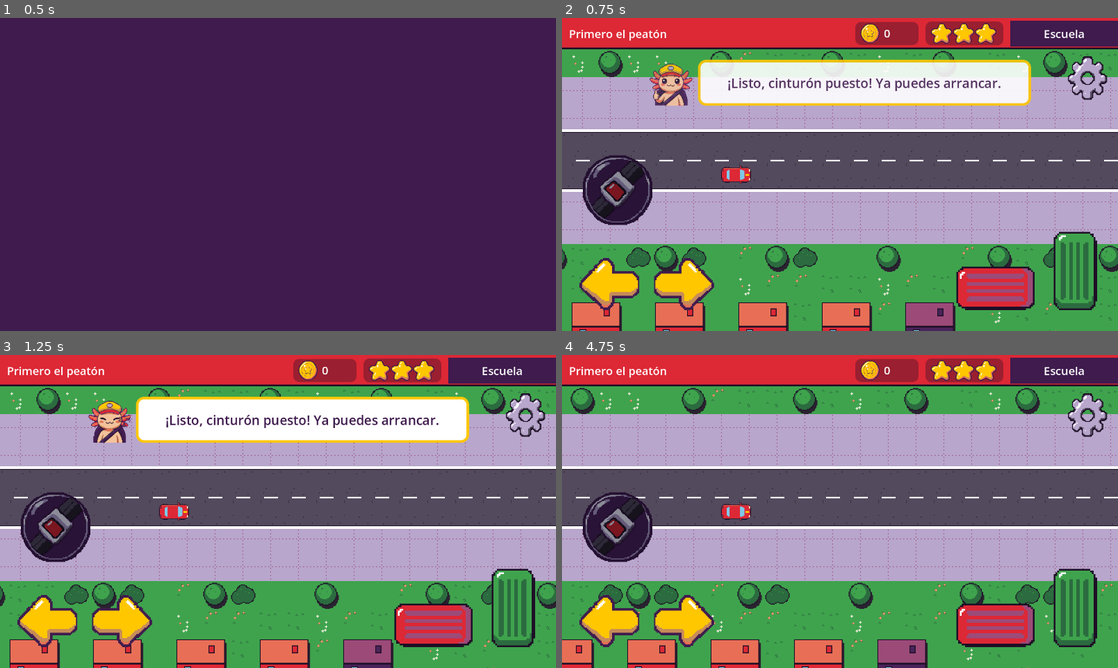
Above: before the commit, frames 1-4 (two rows, left to right).
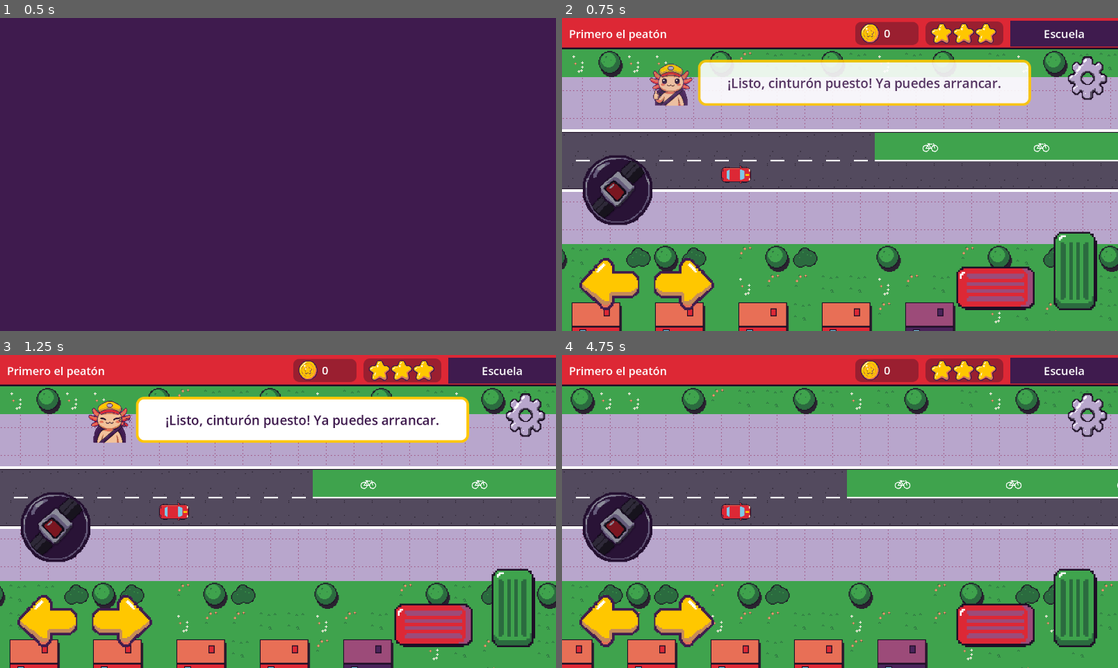
Above: after the commit, the same moments.

Repository: upsaac-obs/reto_tec_juego
Game: Godot game, scene res://scenes/bridge/idle.tscn
Same seed, same stepped clock (60 frames per second), same inputs: the game is played once before the commit and once after it.
Inputs (mouse positions are in pixels of both pictures, inside the frame that each line leads up to):
- Up to frame 1 (0.5 s): no input
- Up to frame 2 (0.75 s): tap Enter at 0.5 s; move the mouse to (962, 158) at 0.52 s; hold Right (car_right) from 0.53 s (still down); tap B (car_seatbelt) at 0.6 s; click (962, 158) at 0.67 s
- Up to frame 3 (1.25 s): keep holding Right (car_right)
- Up to frame 4 (4.75 s): release Right (car_right) at 1.25 s; click (1090, 414) at 1.25 s; move the mouse to (728, 527) at 2.02 s; hold Down (car_brake) 2.03-2.78 s; tap B (car_seatbelt) every 0.75 s from 2.1 to 4.35 s; move the mouse to (895, 442) at 2.77 s; hold Right (car_right) 2.78-3.53 s; tap Space at 3.5 s; move the mouse to (812, 574) at 3.52 s; hold Up (car_accelerate) 3.53-4.28 s; click (812, 574) at 3.67 s; move the mouse to (1006, 558) at 4.27 s; hold Left (car_left) from 4.28 s (still down)

Frame 1 is identical in both runs. In frame 2, 3.9% of the frame differs, in the area x 56-100%, y 36-46%; in frame 3, 3.9%; in frame 4, 4.3%, in the area x 51-100%, y 36-46%.

Commit message:
BikeLane: ciclovía verde con falta bike_lane
- scenes/rules/bike_lane.tscn: un carril pintado de verde con bicis y raya
  blanca del lado de los autos, a lo largo de un tramo
- Falta bike_lane si el cuerpo del auto toca la ciclovía: al cambiarse de
  carril hacia ella o al llegar al tramo ya en ese carril; una por pasada
- +10 si pasa el tramo completo sin tocarla; regresar por un punto de control
  no cuenta. El área es 4 px más angosta que el carril para que pasar junto
  no cuente
- test_street: ciclovía en el carril izquierdo de x=384 a 1152 (el auto
  empieza en el derecho)
- Probado manejando: respetarla (+10), cambiarse a medio tramo (falta) y
  llegar ya en ella (falta, sin puntos)

Co-Authored-By: Claude Opus 5.5 <noreply@anthropic.com>

Diff:
--- a/i18n/textos.csv
+++ b/i18n/textos.csv
@@ -60,3 +60,5 @@
 BIEN_ZONA_ESCOLAR,"¡Bien, fuiste despacio en la zona escolar!"
 FALTA_ZONA_HOSPITAL,"Cerca del hospital hay que ir despacio y con cuidado."
 BIEN_ZONA_HOSPITAL,"¡Bien, fuiste despacio cerca del hospital!"
+FALTA_CICLOVIA,"¡La ciclovía es para las bicis! Regresa a tu carril."
+BIEN_CICLOVIA,"¡Bien, respetaste la ciclovía!"
--- a/levels/test_street.tscn
+++ b/levels/test_street.tscn
@@ -13,6 +13,7 @@
 [ext_resource type="PackedScene" path="res://scenes/ui/habit_card.tscn" id="10_card"]
 [ext_resource type="PackedScene" path="res://scenes/rules/traffic_light.tscn" id="12_light"]
 [ext_resource type="PackedScene" path="res://scenes/rules/speed_zone.tscn" id="13_speed"]
+[ext_resource type="PackedScene" path="res://scenes/rules/bike_lane.tscn" id="14_bike"]
 
 [sub_resource type="Curve2D" id="Curve2D_f2rh6"]
 _data = {
@@ -43,6 +44,10 @@
 kind = 1
 limit_kmh = 20
 
+[node name="BikeLane" parent="Rules" unique_id=318804469 instance=ExtResource("14_bike")]
+position = Vector2(384, 0)
+side_offset = -32.0
+
 [node name="CheckpointAfterStop" type="Node2D" parent="Rules" unique_id=1019928763 instance=ExtResource("4_ebu3w")]
 position = Vector2(1600, 0)
 script = ExtResource("5_j1wff")
--- /dev/null
+++ b/scenes/rules/bike_lane.gd
@@ -0,0 +1,123 @@
+@tool
+class_name BikeLane
+extends RulePiece
+## Ciclovía: un carril pintado de verde a lo largo de un tramo. El origen es el
+## inicio del tramo sobre el centro de la calle y el auto avanza hacia +x (gira
+## el nodo para otras direcciones).
+## - Falta (bike_lane) si el auto toca la ciclovía dentro del tramo: al cambiarse
+##   de carril hacia ella o al llegar al tramo ya en ese carril. Una por pasada.
+## - Si pasa el tramo completo sin tocarla, da puntos.
+
+## Distancia del centro de la calle al centro de la ciclovía (+y = derecha del
+## auto). Con 2 carriles de 64 px: 32 es el derecho y -32 el izquierdo.
+@export var side_offset: float = 32.0:
+	set(value):
+		side_offset = value
+		_refresh()
+@export var lane_width: float = 64.0:
+	set(value):
+		lane_width = value
+		_refresh()
+@export var length: float = 768.0:
+	set(value):
+		length = value
+		_refresh()
+@export var road_width: float = 128.0:
+	set(value):
+		road_width = value
+		_refresh()
+## Distancia entre los dibujos de bici pintados en el piso.
+@export var icon_spacing: float = 256.0:
+	set(value):
+		icon_spacing = value
+		queue_redraw()
+@export var points: int = 10
+
+@onready var _lane: Area2D = $Lane
+@onready var _stretch: Area2D = $Stretch
+
+var _car: PlayerCar
+var _faulted: bool = false
+
+
+func _ready() -> void:
+	_refresh()
+	if Engine.is_editor_hint():
+		return
+	_lane.area_entered.connect(_on_lane_entered)
+	_stretch.area_entered.connect(_on_stretch_entered)
+	_stretch.area_exited.connect(_on_stretch_exited)
+
+
+func _on_stretch_entered(area: Area2D) -> void:
+	var car := _car_from(area)
+	if car != null:
+		# _faulted no se reinicia aquí: si llega ya en la ciclovía, las dos
+		# áreas avisan en el mismo cuadro y el orden no está garantizado.
+		_car = car
+
+
+func _on_lane_entered(area: Area2D) -> void:
+	if _car_from(area) == null or _faulted:
+		return
+	_faulted = true
+	_report_infraction(&"bike_lane", "FALTA_CICLOVIA")
+
+
+func _on_stretch_exited(area: Area2D) -> void:
+	if _car_from(area) == null or _car == null:
+		return
+	# Solo cuenta si sale por el final; regresar a un punto de control no.
+	var end := to_global(Vector2(length, 0.0))
+	if _car.global_position.distance_to(end) < _car.global_position.distance_to(global_position) \
+			and not _faulted:
+		_report_good_action(&"bike_lane", "BIEN_CICLOVIA", points)
+	_car = null
+	_faulted = false
+
+
+func _on_car_restarted() -> void:
+	_car = null
+	_faulted = false
+
+
+func _lane_rect() -> Rect2:
+	return Rect2(0.0, side_offset - lane_width / 2.0, length, lane_width)
+
+
+func _refresh() -> void:
+	if not is_node_ready():
+		return
+	# Un poco más angosta que el carril: rozar la orilla al pasar junto no cuenta.
+	_set_rect(_lane, _lane_rect().grow_individual(0.0, -4.0, 0.0, -4.0))
+	_set_rect(_stretch, Rect2(0.0, -road_width / 2.0, length, road_width))
+	queue_redraw()
+
+
+func _draw() -> void:
+	var lane := _lane_rect()
+	draw_rect(lane, Palette.COLOR_GREEN)
+	# Raya blanca continua del lado de los autos.
+	var edge_y := lane.position.y if side_offset > 0.0 else lane.end.y
+	draw_rect(Rect2(0.0, edge_y - 2.0, length, 4.0), Palette.COLOR_WHITE)
+	var x := icon_spacing / 2.0
+	while x < length:
+		_draw_bike(Vector2(x, side_offset))
+		x += icon_spacing
+	if Engine.is_editor_hint():
+		draw_rect(Rect2(0.0, -road_width / 2.0, length, road_width), Palette.COLOR_GOLD, false, 2.0)
+
+
+## Bici pintada en el piso, vista de lado y apuntando hacia +x.
+func _draw_bike(center: Vector2) -> void:
+	var color := Palette.COLOR_WHITE
+	var back := center + Vector2(-10.0, 4.0)
+	var front := center + Vector2(10.0, 4.0)
+	draw_arc(back, 7.0, 0.0, TAU, 16, color, 2.0)
+	draw_arc(front, 7.0, 0.0, TAU, 16, color, 2.0)
+	var seat := center + Vector2(-4.0, -6.0)
+	var bars := center + Vector2(7.0, -8.0)
+	draw_polyline(PackedVector2Array([back, seat, center + Vector2(2.0, 4.0), back]), color, 2.0)
+	draw_line(seat, bars + Vector2(-2.0, 2.0), color, 2.0)
+	draw_line(bars, front, color, 2.0)
+	draw_line(seat + Vector2(-3.0, -1.0), seat + Vector2(2.0, -1.0), color, 2.0)
--- /dev/null
+++ b/scenes/rules/bike_lane.tscn
@@ -0,0 +1,26 @@
+[gd_scene format=3]
+
+[ext_resource type="Script" path="res://scenes/rules/bike_lane.gd" id="1_script"]
+
+[sub_resource type="RectangleShape2D" id="RectangleShape2D_lane"]
+resource_local_to_scene = true
+size = Vector2(768, 56)
+
+[sub_resource type="RectangleShape2D" id="RectangleShape2D_stretch"]
+resource_local_to_scene = true
+size = Vector2(768, 128)
+
+[node name="BikeLane" type="Node2D"]
+script = ExtResource("1_script")
+
+[node name="Lane" type="Area2D" parent="."]
+
+[node name="CollisionShape2D" type="CollisionShape2D" parent="Lane"]
+position = Vector2(384, 32)
+shape = SubResource("RectangleShape2D_lane")
+
+[node name="Stretch" type="Area2D" parent="."]
+
+[node name="CollisionShape2D" type="CollisionShape2D" parent="Stretch"]
+position = Vector2(384, 0)
+shape = SubResource("RectangleShape2D_stretch")
Binary file changed: i18n/textos.es.translation
Not shown, added: scenes/rules/bike_lane.gd.uid
